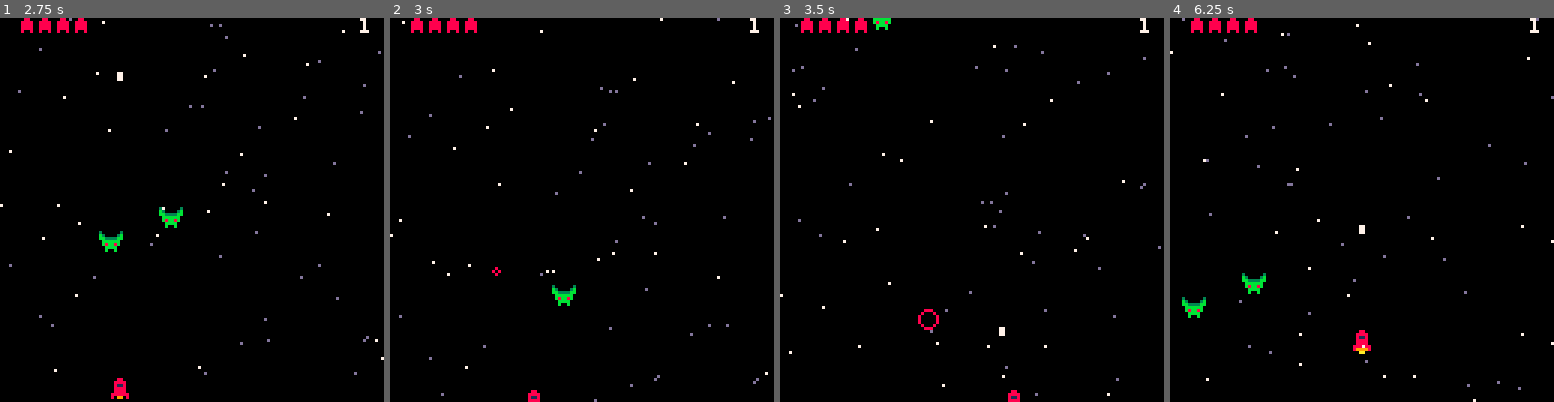
Above: before the commit, frames 1-4 (left to right).
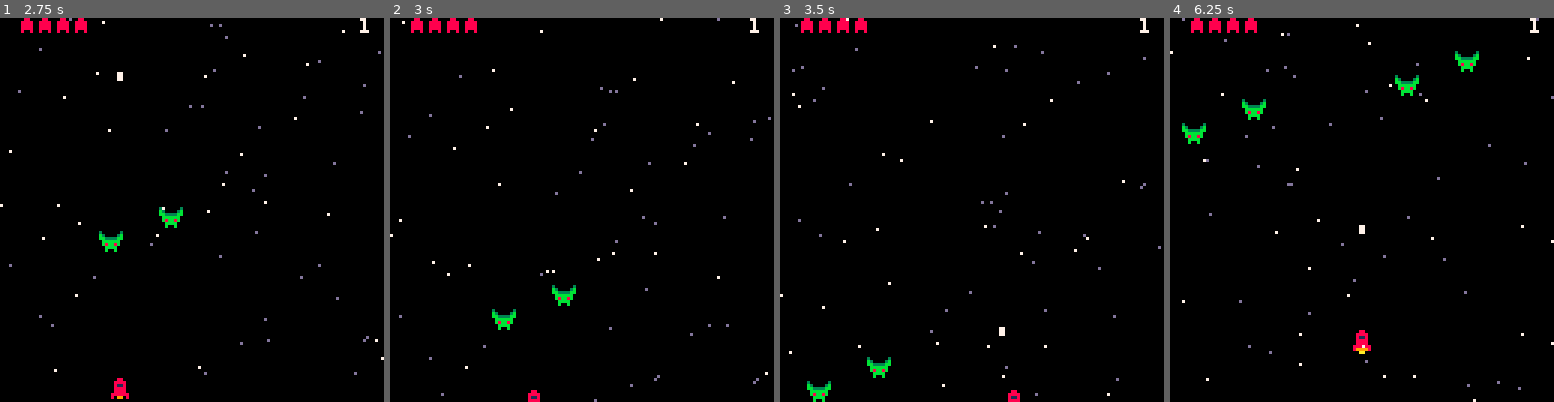
Above: after the commit, the same moments.

Repository: DamienBoisseau/pico8
Game: PICO-8 cartridge shmup.p8
The game is run twice, just before and just after one commit, with the same random seed, the same clock (stepped at 60 frames per second) and the same inputs.
Inputs:
- Up to frame 1 (2.75 s): tap X (X key) at 1.07, 2.07, 2.4, 2.73 s; hold Left 1.97-2.37 s; hold Down from 2.42 s (still down)
- Up to frame 2 (3 s): release Down at 2.82 s; hold Right from 2.87 s (still down)
- Up to frame 3 (3.5 s): keep holding Right; tap X (X key) at 3.07, 3.4 s
- Up to frame 4 (6.25 s): release Right at 3.53 s; hold Up 3.58-4.08 s; tap X (X key) every 0.33 s from 3.73 to 6.07 s; hold Right 4.13-4.53 s; hold Down 4.58-5.08 s; hold Left 5.13-5.8 s; hold Up 5.85-6.18 s; hold Left from 6.23 s (still down)

Frame 1 is identical in both runs. In frame 2, 0.2% of the frame differs, in the area x 26-33%, y 64-82%; in frame 3, 0.6%; in frame 4, 1.2%, in the area x 3-81%, y 8-79%.

Commit message:
Enemies with multiple HP (wip)

Diff:
--- a/shmup.p8
+++ b/shmup.p8
@@ -51,6 +51,7 @@
    d=1
   end
   add(enemies, {
+   h=flr(rnd(3)),
    sp=17,
    m_x=i*20,
    m_y=-20-i*8,
@@ -98,11 +99,17 @@
 
   for e in all(enemies) do
    if coll(e, b) then
-    del(enemies,e)
     del(bullets,b)
-    ship.p += 1
-    explode(e.x,e.y)
-    sfx(1)
+    e.h -= 1
+    if e.h <= 0 then
+     del(enemies,e)
+     ship.p += 1
+     explode(e.x,e.y)
+     sfx(1)
+    else
+     -- TODO create sfx when enemy hit
+     sfx(2)
+    end
    end
   end
  end
